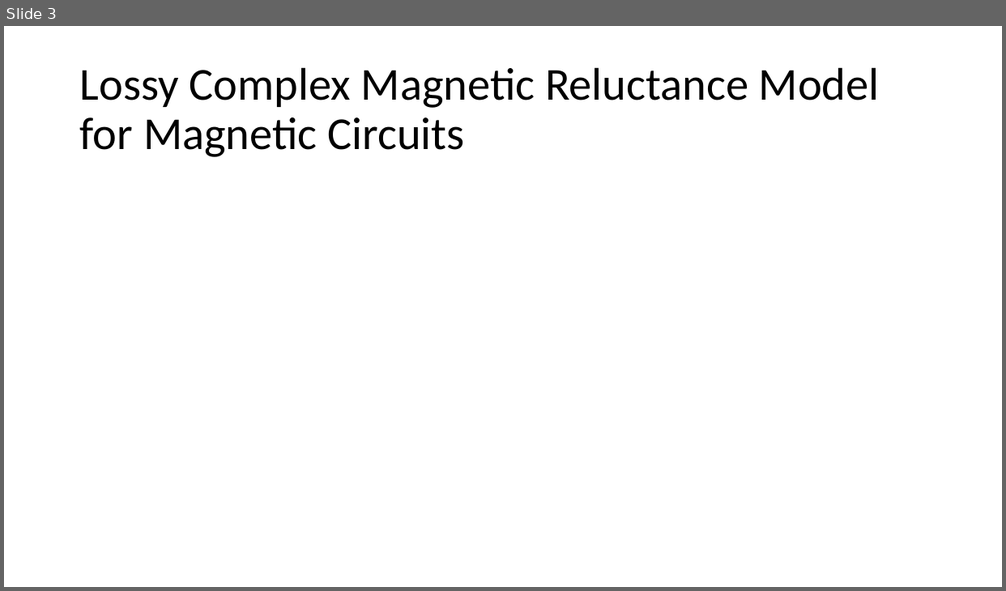
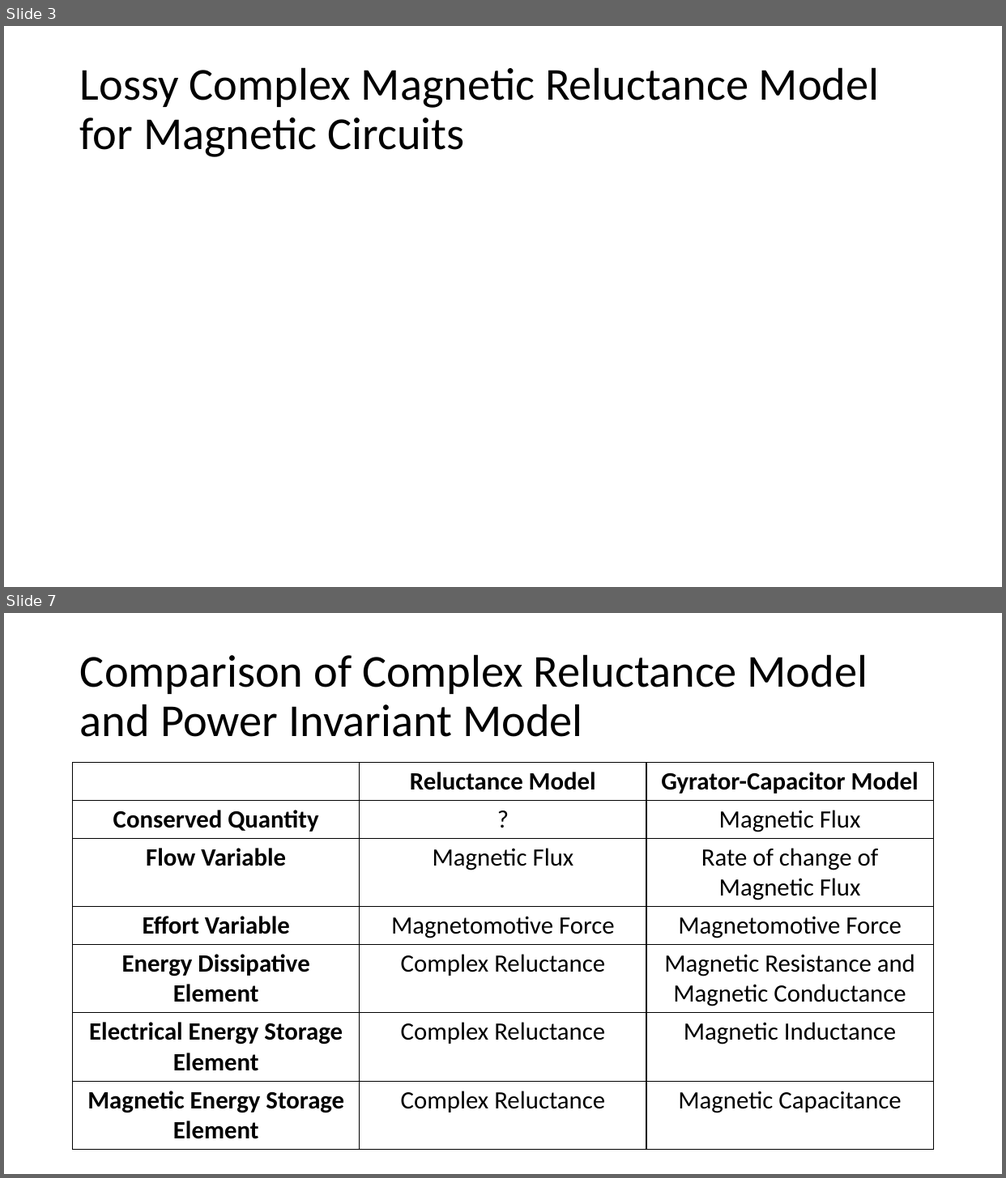
Before and after one commit to MuhammadShamaas1997/Electrical-Engineering, a slide deck: Thesis/Magnetic Transmission Lines/Thesis Proposal.pptx. Shown one above the other, each under a label of ours: slide 3 before the commit, slides 3 and 7 after it; the slides between them are not shown. The pictures are 1006x591 and 1006x1178 pixels, drawn with LibreOffice and Linux fonts; fonts in the diff are those of the drawing; grey boxes stand for pictures. Boxes give left, top, right and bottom in pixels: in the first picture for what was removed or moved away, otherwise in the second. Text is boxed around its words. In the diff, an @@ line names an element or a change of style, - is before the commit and + after.

```diff
--- a/Thesis/Magnetic Transmission Lines/Thesis Proposal.pptx
+++ b/Thesis/Magnetic Transmission Lines/Thesis Proposal.pptx
@@ slide 7 added at (x1=4, y1=613, x2=1002, y2=1174), background #FFFFFF @@
@@ title added at (x1=80, y1=654, x2=868, y2=737), 44 pt, text #000000 @@
+Comparison of Complex Reluctance Model and Power Invariant Model
@@ table added at (x1=73, y1=763, x2=933, y2=1144), 7 rows, 3 columns @@
+ | Reluctance Model | Gyrator-Capacitor Model
+Conserved Quantity | ? | Magnetic Flux
+Flow Variable | Magnetic Flux | Rate of change of Magnetic Flux
+Effort Variable | Magnetomotive Force | Magnetomotive Force
+Energy Dissipative Element | Complex Reluctance | Magnetic Resistance and Magnetic Conductance
+Electrical Energy Storage Element | Complex Reluctance | Magnetic Inductance
+Magnetic Energy Storage Element | Complex Reluctance | Magnetic Capacitance
```
Also in this commit, not shown: 1 slide changed, 9 other slides added.
